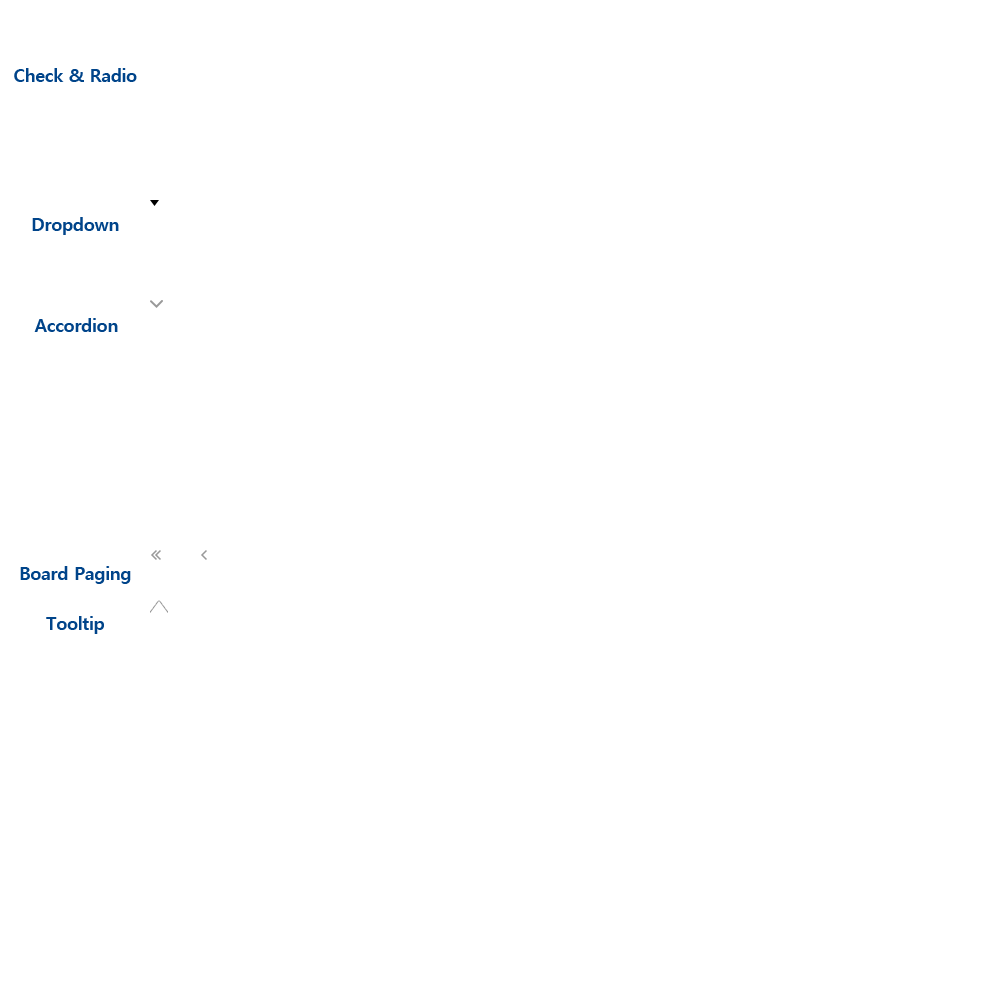
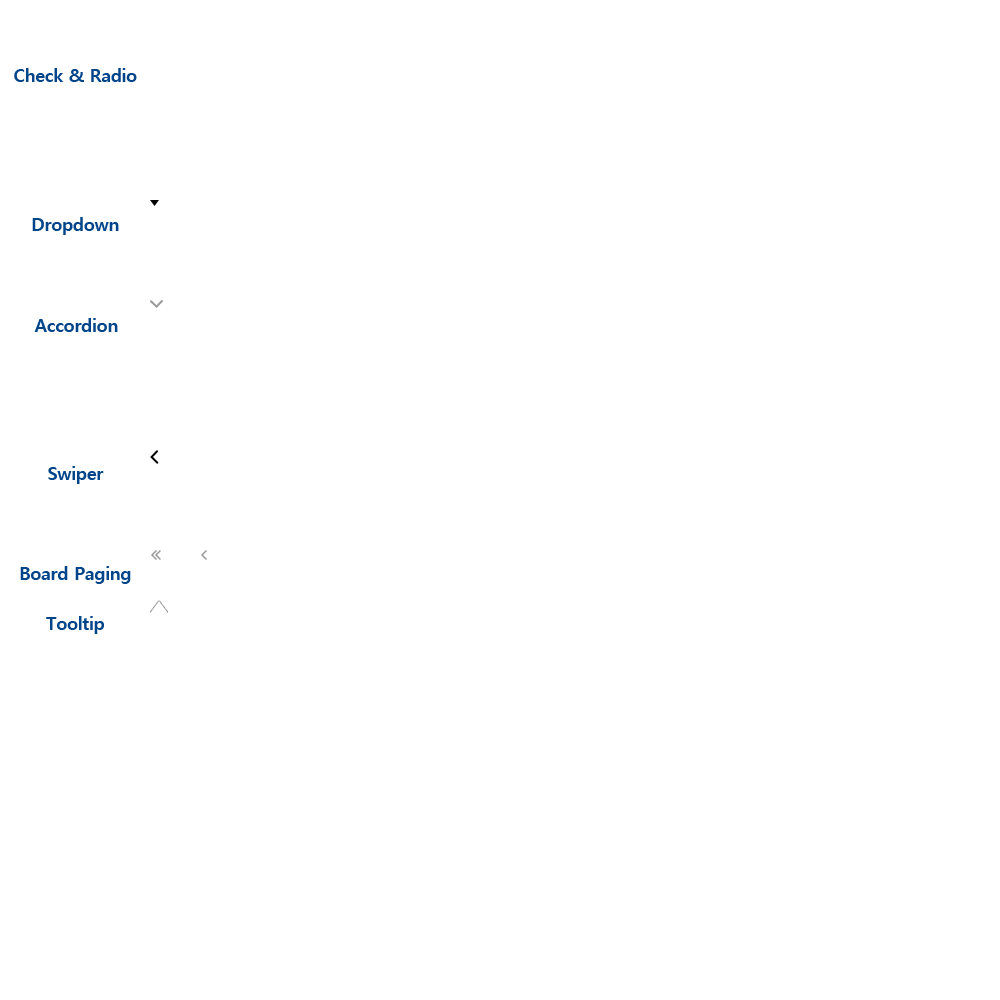
Layers edited between the first and the second 1000 × 1000 image:
showed group "Swiper" (1st of 2) (2 layers) over [48,450,159,484]
